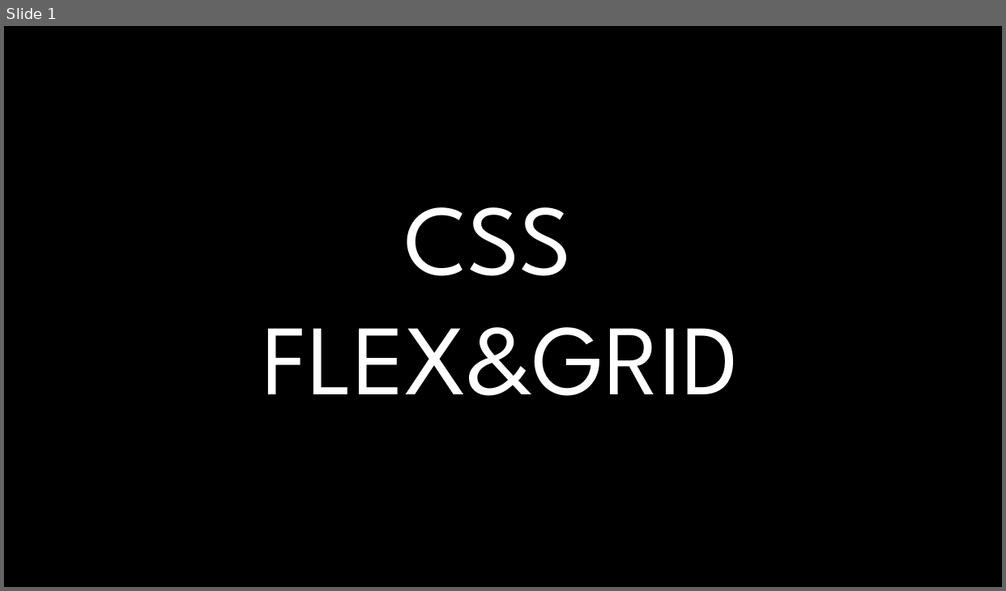
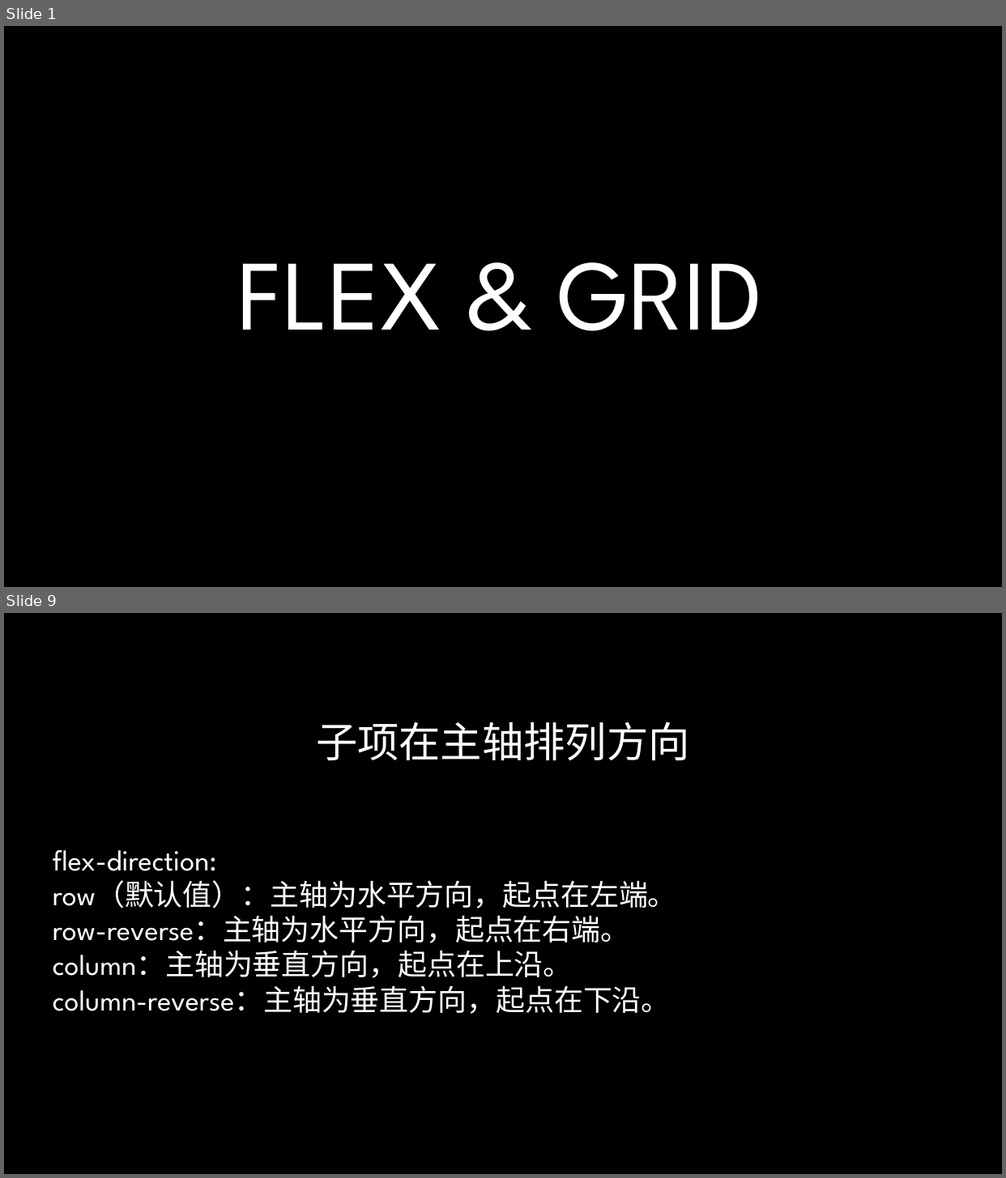
Before and after one commit to radiofly19841018/demo-flex, a slide deck: ppt/CSS Flex&Grid.pptx. Shown one above the other, each under a label of ours: slide 1 before the commit, slides 1 and 9 after it; the slides between them are not shown. The pictures are 1006x591 and 1006x1178 pixels, drawn with LibreOffice and Linux fonts; fonts in the diff are those of the drawing; background and template pictures are left out. Boxes give left, top, right and bottom in pixels: in the first picture for what was removed or moved away, otherwise in the second. Text is boxed around its words. In the diff, an @@ line names an element or a change of style, - is before the commit and + after.

```diff
--- a/ppt/CSS Flex&Grid.pptx
+++ b/ppt/CSS Flex&Grid.pptx
@@ slide 9 added at (x1=4, y1=613, x2=1002, y2=1174), background picture (left out) @@
@@ title added at (x1=316, y1=722, x2=690, y2=761), 40 pt, text gradient #FFFFFF to #A6A6A6 @@
+子项在主轴排列方向
@@ text added at (x1=53, y1=850, x2=677, y2=1014), 28 pt, text #FFFFFF @@
+flex-direction:
+row（默认值）：主轴为水平方向，起点在左端。
+row-reverse：主轴为水平方向，起点在右端。
+column：主轴为垂直方向，起点在上沿。
+column-reverse：主轴为垂直方向，起点在下沿。
@@ slide 1 changed as well @@
@@ title at (x1=238, y1=263, x2=763, y2=331): text changed @@
-CSS
-FLEX&GRID
+FLEX & GRID
```
Also in this commit, not shown: 20 other slides added, 1 slide removed, 3 other files.
